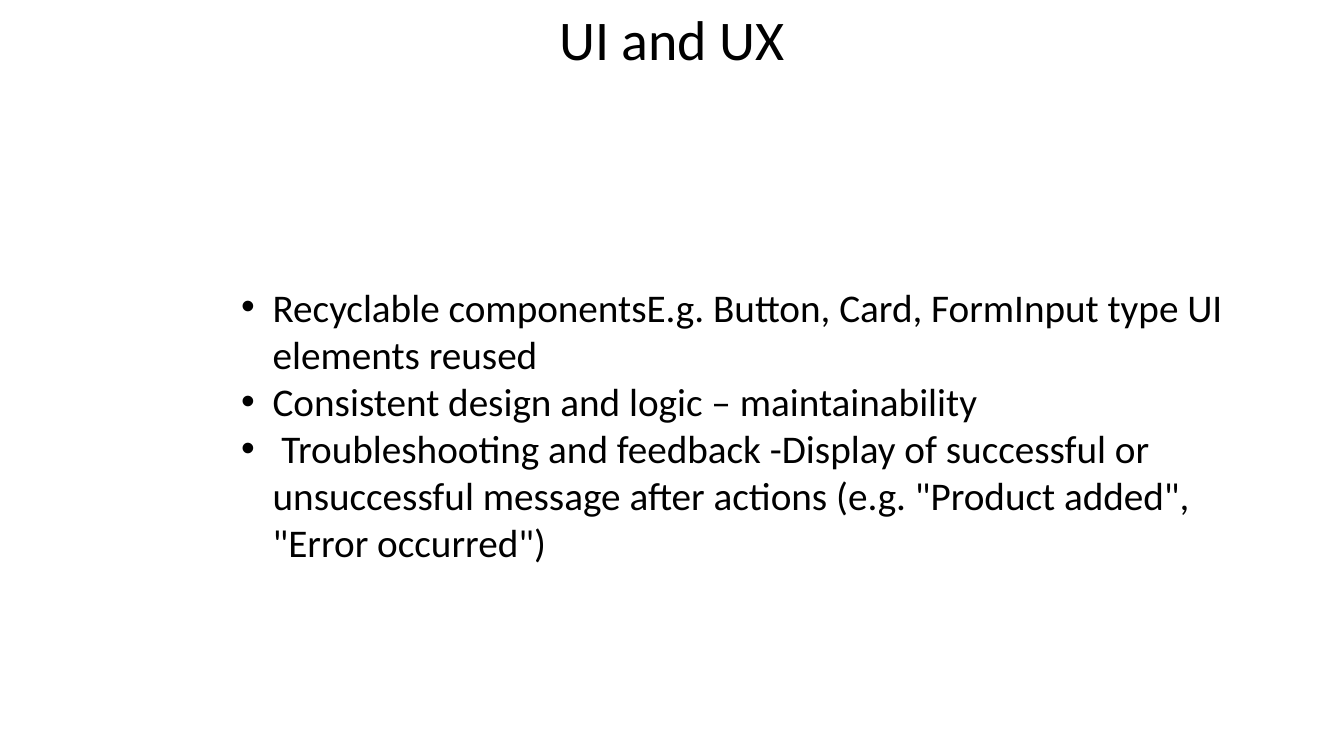
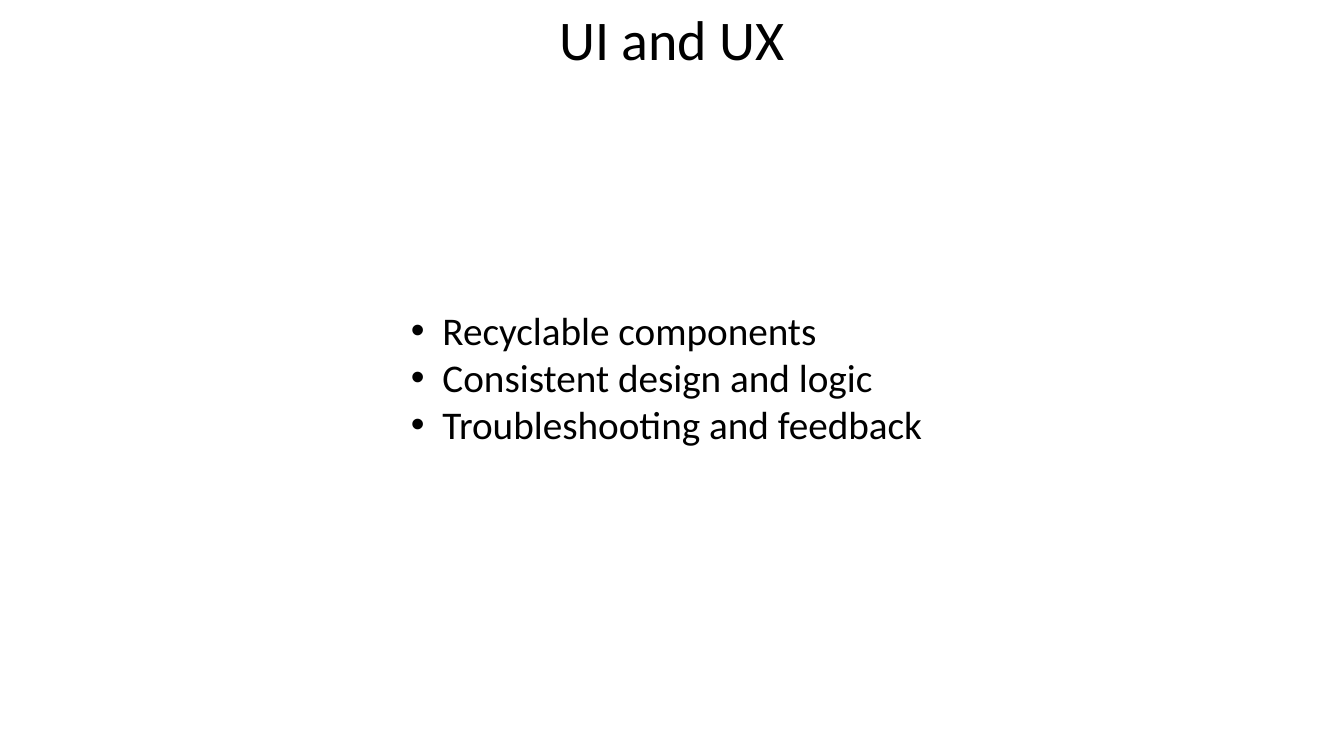
Before and after one commit to baczur-zsolt/serpa, a slide deck: slide 11 of Vizsgaremek.pptx (slide 9 before the commit). Drawn at 1344x756 pixels with LibreOffice and Linux fonts; fonts in the diff are those of the drawing; background and template pictures are left out. Boxes give left, top, right and bottom in pixels: in the first picture for what was removed or moved away, otherwise in the second. Text is boxed around its words. In the diff, an @@ line names an element or a change of style, - is before the commit and + after.

Commit message:
PPT changes

```diff
--- a/Vizsgaremek.pptx
+++ b/Vizsgaremek.pptx
@@ text at (442,317,922,446): text changed @@
-• Recyclable componentsE.g. Button, Card, FormInput type UI elements reused
-• Consistent design and logic – maintainability
-• Troubleshooting and feedback -Display of successful or unsuccessful message after actions (e.g. "Product added", "Error occurred")
+• Recyclable components
+• Consistent design and logic
+• Troubleshooting and feedback
```
Also in this commit, not shown: 6 other slides changed, 3 slides added, 1 slide removed.
